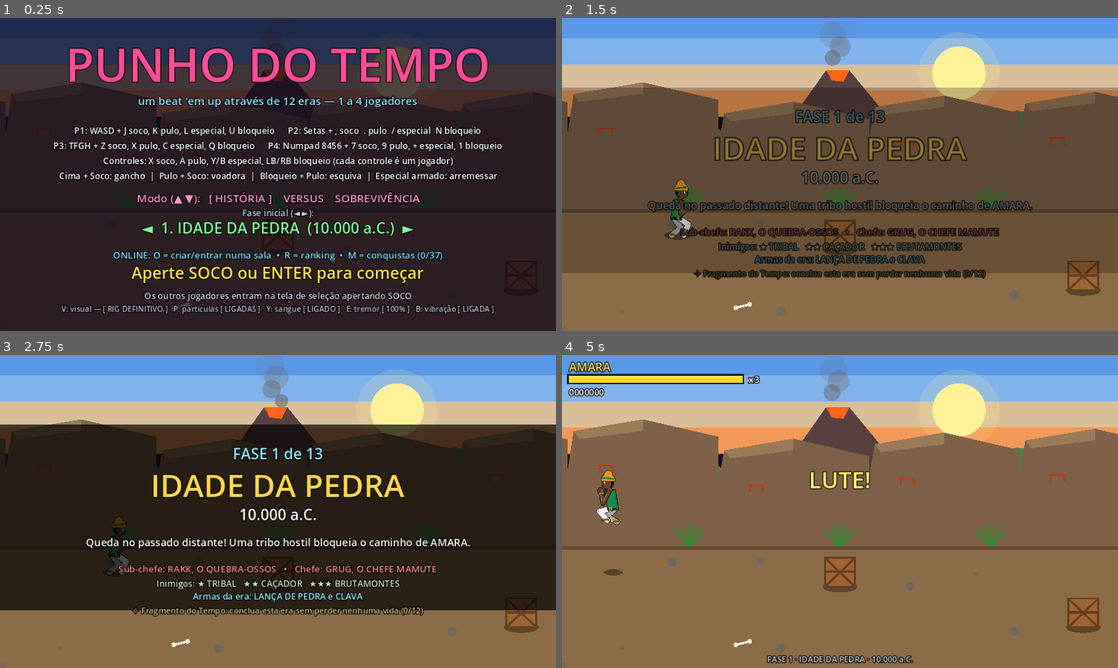
Above: before the commit, frames 1-4 (two rows, left to right).
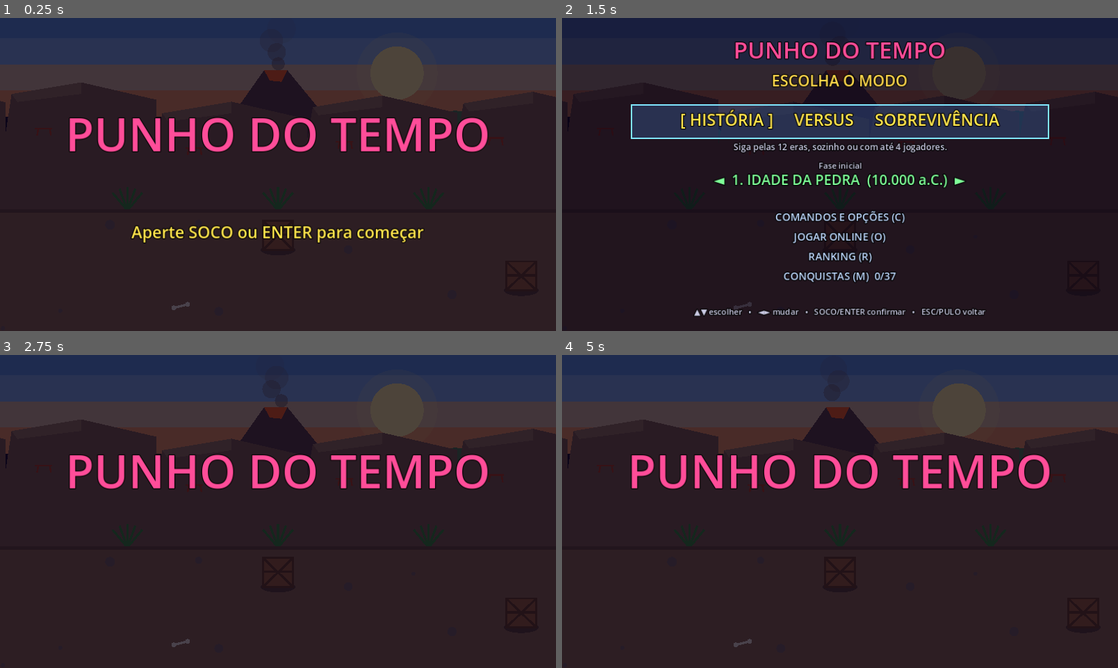
Above: after the commit, the same moments.

Repository: zugby0101/punho-do-tempo1
Game: Godot game, scene res://scenes/main.tscn
Two runs of this game, one before a commit and one after it. Both use one fixed random seed, a clock stepped at 60 frames per second and the inputs below.
Inputs (mouse positions are in pixels of both pictures, inside the frame that each line leads up to):
- Up to frame 1 (0.25 s): no input
- Up to frame 2 (1.5 s): tap Enter (start) at 0.5 s; move the mouse to (962, 158) at 0.52 s; hold D (move_right) 0.53-1.28 s; tap M (achievements) at 0.6 s; click (962, 158) at 0.67 s; tap K (jump) at 0.77, 1.07 s; tap J (attack) at 0.8, 1.35 s; move the mouse to (728, 190) at 1.27 s; hold S (move_down) from 1.28 s (still down)
- Up to frame 3 (2.75 s): tap K (jump) at 1.52, 1.82 s; tap O (net_host) at 1.55, 2.1 s; move the mouse to (333, 442) at 2.02 s; release S (move_down) at 2.03 s; hold D (move_right) from 2.03 s (still down); tap I (net_join) at 2.3 s
- Up to frame 4 (5 s): move the mouse to (812, 574) at 2.77 s; release D (move_right) at 2.78 s; hold W (move_up) 2.78-3.53 s; tap I (net_join) at 2.85 s; click (812, 574) at 2.92 s; tap K (jump) at 3.02, 3.32, 3.77, 4.07, 4.52, 4.82 s; tap R (ranking) at 3.05, 3.6 s; move the mouse to (1006, 558) at 3.52 s; hold A (move_left) from 3.53 s (still down); tap L (special) at 3.8, 4.35 s; tap Escape (pause) at 4.15 s; move the mouse to (673, 464) at 4.27 s; tap Enter (start) at 4.55 s

The runs differ from the first frame. In frame 1, 18% of the frame differs, in the area x 9-91%, y 9-95%; in frame 2, 96%; in frame 3, 49%; in frame 4, 100%, in the area x 0-100%, y 0-100%.

Commit message:
Telas iniciais: entrada só com o título, escolha de modo e menu de comandos separado
- Entrada: só "PUNHO DO TEMPO" e "Aperte SOCO ou ENTER para começar"
- Escolha de modo: [HISTÓRIA] VERSUS SOBREVIVÊNCIA (◄►), fase/arena, e atalhos
  para Comandos e opções (C), Online (O), Ranking (R) e Conquistas (M);
  ▲▼ escolhe a linha, ESC/PULO volta para a entrada
- Comandos e opções: controles dos 4 jogadores + opções (V, P, Y, E, B) num
  menu próprio, com cursor (◄► ou SOCO muda) além dos atalhos
- Ranking, conquistas e menu online voltam para a escolha de modo
- README: seção "Telas iniciais"

Co-Authored-By: Claude Opus 5.5 <noreply@anthropic.com>
Claude-Session: https://claude.ai/code/session_01F7JcMC1xdEjhVHnbbaz11R

Diff:
--- a/scripts/fighter.gd
+++ b/scripts/fighter.gd
@@ -198,7 +198,7 @@
 		queue_redraw()
 		return
 	if game.is_frozen():
-		if game.mode in ["title", "select", "ending"]:
+		if game.mode in ["title", "modes", "options", "select", "ending"]:
 			anim_t += delta
 			queue_redraw()
 		return
--- a/scripts/hud.gd
+++ b/scripts/hud.gd
@@ -134,6 +134,8 @@
 	_draw_net_status()
 	match game.mode:
 		"title": _draw_title()
+		"modes": _draw_modes()
+		"options": _draw_options()
 		"online_menu": _draw_online_menu()
 		"ranking": _draw_ranking()
 		"dialog": _draw_dialog()
@@ -276,45 +278,96 @@
 		_center(280, "PAUSADO", 56, Color(1, 1, 1))
 
 
+## Tela de entrada: só o título e o convite para começar.
 func _draw_title() -> void:
 	draw_rect(Rect2(0, 0, W, 540), Color(0.03, 0.0, 0.08, 0.72))
-	_center(110, "PUNHO DO TEMPO", 80, Color(1, 0.3, 0.6))
-	_center(150, "um beat 'em up através de 12 eras — 1 a 4 jogadores", 19, Color(0.6, 0.9, 1))
-	var lines := [
-		"P1: WASD + J soco, K pulo, L especial, U bloqueio      P2: Setas + , soco  . pulo  / especial  N bloqueio",
-		"P3: TFGH + Z soco, X pulo, C especial, Q bloqueio      P4: Numpad 8456 + 7 soco, 9 pulo, + especial, 1 bloqueio",
-		"Controles: X soco, A pulo, Y/B especial, LB/RB bloqueio (cada controle é um jogador)",
-		"Cima + Soco: gancho  |  Pulo + Soco: voadora  |  Bloqueio + Pulo: esquiva  |  Especial armado: arremessar",
-	]
-	for i in lines.size():
-		_center(200 + i * 26, lines[i], 15, Color(1, 1, 1))
-	var vs: bool = game.game_mode == "versus"
+	_center(230, "PUNHO DO TEMPO", 80, Color(1, 0.3, 0.6))
+	if int(t * 2.0) % 2 == 0:
+		_center(380, "Aperte SOCO ou ENTER para começar", 28, Color(1, 0.9, 0.3))
+
+
+## Escolha de modo: [HISTÓRIA] VERSUS SOBREVIVÊNCIA, fase/arena e os outros menus.
+func _draw_modes() -> void:
+	draw_rect(Rect2(0, 0, W, 540), Color(0.03, 0.0, 0.08, 0.8))
+	_center(70, "PUNHO DO TEMPO", 40, Color(1, 0.3, 0.6))
+	_center(118, "ESCOLHA O MODO", 26, Color(1, 0.85, 0.3))
 	var gm: String = game.game_mode
+	var vs: bool = gm == "versus"
 	var names := {"story": "HISTÓRIA", "versus": "VERSUS", "survival": "SOBREVIVÊNCIA"}
+	var row: String = game.MODE_ROWS[game.menu_row]
+	# linha do modo
+	_row_box(150, 58, row == "modo")
 	var parts: Array = []
 	for k in ["story", "versus", "survival"]:
 		parts.append("[ %s ]" % names[k] if k == gm else names[k])
-	_center(318, "Modo (▲ ▼):   " + "    ".join(parts), 19, Color(1, 0.6, 0.8))
-	_center(342, "Arena (◄ ►):" if vs or gm == "survival" else "Fase inicial (◄ ►):", 15, Color(0.8, 0.8, 0.9))
-	_center(372, "◄  %d. %s  (%s)  ►" % [game.stage_idx + 1, game.stage.name, game.stage.year], 26, Color(0.5, 1, 0.6))
-	if int(t * 2.0) % 2 == 0:
-		_center(450, "Aperte SOCO ou ENTER para começar", 28, Color(1, 0.9, 0.3))
+	_center(186, "     ".join(parts), 28, Color(1, 0.9, 0.3) if row == "modo" else Color(1, 1, 1))
+	var desc := "Siga pelas 12 eras, sozinho ou com até 4 jogadores."
+	if vs:
+		desc = "2 a 4 jogadores, todos contra todos. Vence quem ganhar 2 rounds."
+	elif gm == "survival":
+		desc = "Ondas infinitas que ficam cada vez mais difíceis. Até onde você chega?"
+	_center(228, desc, 15, Color(0.8, 0.8, 0.9))
+	# linha da fase/arena
+	_row_box(242, 58, row == "fase")
+	_center(260, "Arena" if vs or gm == "survival" else "Fase inicial", 14, Color(0.8, 0.8, 0.9))
+	_center(288, "◄  %d. %s  (%s)  ►" % [game.stage_idx + 1, game.stage.name, game.stage.year], 24, Color(0.5, 1, 0.6))
 	if game.fragments() > 0:
 		var ftxt := "✦ Fragmentos do Tempo: %d/12" % game.fragments()
 		if game.secret_unlocked():
 			ftxt += " — FASE SECRETA DESBLOQUEADA (13ª na lista de fases)"
-		_center(395, ftxt, 14, Color(1, 0.85, 0.4))
-	_center(415, "ONLINE: O = criar/entrar numa sala  •  R = ranking  •  M = conquistas (%d/%d)" % [Ach.unlocked_count(), Ach.LIST.size()], 16, Color(0.5, 0.9, 1))
-	_center(507, "V: visual — %s   P: partículas %s   Y: sangue %s   E: tremor %s   B: vibração %s" % [("[ RIG DEFINITIVO ]" if game.model_detail else "[ RIG SIMPLES ]") if game.rig_mode else "[ CLÁSSICO ]",
-		"[ LIGADAS ]" if game.fx_enabled else "[ DESLIGADAS ]", "[ LIGADO ]" if game.blood_enabled else "[ DESLIGADO ]",
-		["[ DESLIGADO ]", "[ 50% ]", "[ 100% ]"][game.shake_level],
-		"[ LIGADA ]" if game.vibration else "[ DESLIGADA ]"], 13, Color(0.75, 0.75, 0.85))
-	if gm == "survival":
-		_center(485, "Sobrevivência: ondas infinitas que ficam cada vez mais difíceis. Até onde você chega?", 15, Color(0.8, 0.8, 0.9))
-	elif vs:
-		_center(485, "Versus: 2 a 4 jogadores, todos contra todos. Vence quem ganhar 2 rounds.", 15, Color(0.8, 0.8, 0.9))
-	else:
-		_center(485, "Os outros jogadores entram na tela de seleção apertando SOCO", 15, Color(0.8, 0.8, 0.9))
+		_center(318, ftxt, 13, Color(1, 0.85, 0.4))
+	# outros menus
+	var others := [["comandos", "COMANDOS E OPÇÕES (C)"], ["online", "JOGAR ONLINE (O)"], ["ranking", "RANKING (R)"],
+		["conquistas", "CONQUISTAS (M)  %d/%d" % [Ach.unlocked_count(), Ach.LIST.size()]]]
+	for i in others.size():
+		var y := 350.0 + i * 34.0
+		var sel: bool = row == others[i][0]
+		if sel:
+			draw_rect(Rect2(300, y - 22, 360, 30), Color(0.3, 0.6, 1, 0.25))
+		_center(y, ("► " if sel else "") + String(others[i][1]), 18, Color(1, 0.9, 0.3) if sel else Color(0.75, 0.85, 1))
+	_center(512, "▲▼ escolher   •   ◄► mudar   •   SOCO/ENTER confirmar   •   ESC/PULO voltar", 14, Color(0.8, 0.8, 0.9))
+
+
+func _row_box(y: float, h: float, sel: bool) -> void:
+	if sel:
+		draw_rect(Rect2(120, y, 720, h), Color(0.3, 0.6, 1, 0.22))
+		draw_rect(Rect2(120, y, 720, h), Color(0.5, 0.9, 1), false, 2.0)
+
+
+## Menu separado com os comandos de cada jogador e as opções de jogo.
+func _draw_options() -> void:
+	draw_rect(Rect2(0, 0, W, 540), Color(0.03, 0.0, 0.08, 0.9))
+	_center(56, "COMANDOS E OPÇÕES", 36, Color(1, 0.85, 0.3))
+	var lines := [
+		["P1", "WASD + J soco, K pulo, L especial, U bloqueio"],
+		["P2", "Setas + , soco  . pulo  / especial  N bloqueio"],
+		["P3", "TFGH + Z soco, X pulo, C especial, Q bloqueio"],
+		["P4", "Numpad 8456 + 7 soco, 9 pulo, + especial, 1 bloqueio"],
+		["Controle", "X soco, A pulo, Y/B especial, LB/RB bloqueio (cada controle é um jogador)"],
+	]
+	for i in lines.size():
+		var y := 104.0 + i * 25.0
+		_text(Vector2(110, y), lines[i][0], 15, PLAYER_COLORS[i] if i < 4 else Color(0.6, 0.9, 1))
+		_text(Vector2(200, y), lines[i][1], 15, Color(1, 1, 1))
+	_center(242, "Cima + Soco: gancho  •  Pulo + Soco: voadora  •  Bloqueio + Pulo: esquiva  •  Especial armado: arremessar", 14, Color(0.8, 0.9, 0.8))
+	var vals := {
+		"visual": ["Visual (V)", ("RIG DEFINITIVO" if game.model_detail else "RIG SIMPLES") if game.rig_mode else "CLÁSSICO"],
+		"particulas": ["Partículas (P)", "LIGADAS" if game.fx_enabled else "DESLIGADAS"],
+		"sangue": ["Sangue (Y)", "LIGADO" if game.blood_enabled else "DESLIGADO"],
+		"tremor": ["Tremor de tela (E)", ["DESLIGADO", "50%", "100%"][game.shake_level]],
+		"vibracao": ["Vibração (B)", "LIGADA" if game.vibration else "DESLIGADA"],
+	}
+	var rows: Array = game.OPTION_ROWS
+	for i in rows.size():
+		var y := 292.0 + i * 36.0
+		var sel: bool = i == game.option_row
+		if sel:
+			draw_rect(Rect2(230, y - 24, 500, 32), Color(0.3, 0.6, 1, 0.25))
+			draw_rect(Rect2(230, y - 24, 500, 32), Color(0.5, 0.9, 1), false, 2.0)
+		var v: Array = vals[rows[i]]
+		_text(Vector2(250, y), ("► " if sel else "") + String(v[0]), 18, Color(1, 0.9, 0.3) if sel else Color(1, 1, 1))
+		_text(Vector2(250, y), "◄ %s ►" % v[1] if sel else String(v[1]), 18, Color(0.5, 1, 0.6), HORIZONTAL_ALIGNMENT_RIGHT, 460)
+	_center(512, "▲▼ escolher   •   ◄► ou SOCO mudar   •   ESC/PULO/ENTER voltar", 14, Color(0.8, 0.8, 0.9))
 
 
 func _draw_select() -> void:
@@ -443,6 +496,7 @@
 			"play": sy = 160.0
 			"select": sy = 290.0
 			"title": sy = 180.0
+			"modes": sy = 330.0
 		_text(Vector2(0, sy), Net.status, 15, Color(0.5, 0.9, 1), HORIZONTAL_ALIGNMENT_CENTER, W)
 	if not Net.online() or game.mode in ["connecting", "join_input"]:
 		return
--- a/scripts/main.gd
+++ b/scripts/main.gd
@@ -53,7 +53,7 @@
 var waves: Array
 var crate_spots := [[480.0, 400.0, "apple"], [900.0, 470.0, "weapon"], [1180.0, 470.0, "chicken"], [1980.0, 390.0, "apple"], [2780.0, 480.0, "chicken"], [3620.0, 420.0, "chicken"]]
 
-var mode := "title"  # title, select, intro, play, stageclear, gameover, ending, roundstart, roundend, match
+var mode := "title"  # title, modes, options, select, intro, play, stageclear, gameover, ending, roundstart, roundend, match
 var versus := false
 var round_num := 1
 var round_wins: Array = [0, 0, 0, 0]
@@ -89,9 +89,8 @@
 var name_queue: Array = []       # jogadores que ainda vão digitar o nome
 var name_entries: Array = []
 var ach_page := 0
-var _v_held := false
-var _p_held := false
-var _b_held := false
+var _c_held := false
+var _keys_held := {}
 var _f3_held := false
 var _esc_held := false
 var _esc_just := false   # ESC acabou de ser apertado (segurar não conta de novo na tela seguinte)
@@ -102,10 +101,8 @@
 static var blood_enabled := true # sangue e manchas no chão (Y no título); desligado vira poeira
 static var shake_level := 2      # tremor da câmera (E no título): 2 = 100%, 1 = 50%, 0 = desligado
 const SHAKE_LEVELS := [0.0, 0.5, 1.0]
-var _e_held := false
 const Materials = preload("res://scripts/materials.gd")
 var decals: Node2D               # manchas no chão (sangue, óleo, areia), abaixo dos lutadores
-var _y_held := false
 var _step_ms := 0
 static var vibration := true     # vibração dos controles (B no título)
 static var settings_loaded := false
@@ -322,7 +319,7 @@
 
 
 func is_frozen() -> bool:
-	return mode in ["title", "select", "intro", "ending", "roundstart", "match", "ranking", "name_entry", "achievements", "dialog"] or paused or hitstop > 0.0
+	return mode in ["title", "modes", "options", "select", "intro", "ending", "roundstart", "match", "ranking", "name_entry", "achievements", "dialog"] or paused or hitstop > 0.0
 
 
 ## Colisões do cenário tiradas do desenho da era: a faixa do chão e a barreira do fim da fase.
@@ -392,7 +389,7 @@
 				ach_page = posmod(ach_page - 1, pages)
 				sfx.play("whoosh", 0.0)
 			elif mode_time > 0.4 and (_esc_just or _confirm() or Input.is_action_just_pressed("achievements")):
-				_set_mode("title")
+				_set_mode("modes")
 			return
 		"name_entry":
 			if _esc_just:
@@ -407,87 +404,23 @@
 			# anfitrião esperando o servidor criar a sala
 			if _esc_just:
 				Net.close()
-				_set_mode("title")
+				_set_mode("modes")
 			return
 		"title":
-			if Input.is_action_just_pressed("ranking"):
-				_open_ranking("title")
-				return
-			if Input.is_physical_key_pressed(KEY_V) and not _v_held:
-				_v_held = true
-				# V: rig definitivo -> rig simples -> clássico -> rig definitivo
-				if rig_mode and model_detail:
-					model_detail = false
-				elif rig_mode:
-					rig_mode = false
-				else:
-					rig_mode = true
-					model_detail = true
-				_save_settings()
-				sfx.play("whoosh", 0.0)
-			elif not Input.is_physical_key_pressed(KEY_V):
-				_v_held = false
-			if Input.is_physical_key_pressed(KEY_P) and not _p_held:
-				_p_held = true
-				fx_enabled = not fx_enabled
-				_save_settings()
-				sfx.play("whoosh", 0.0)
-				if fx_enabled:
-					spawn_fx("energy", Vector2(cam_x, 470), Vector2(cam_x, 500), 1, Color(1, 0.8, 0.3))
-			elif not Input.is_physical_key_pressed(KEY_P):
-				_p_held = false
-			if Input.is_physical_key_pressed(KEY_Y) and not _y_held:
-				_y_held = true
-				blood_enabled = not blood_enabled
-				_save_settings()
-				sfx.play("whoosh", 0.0)
-			elif not Input.is_physical_key_pressed(KEY_Y):
-				_y_held = false
-			if Input.is_physical_key_pressed(KEY_E) and not _e_held:
-				_e_held = true
-				shake_level = (shake_level + 2) % 3  # 100% -> 50% -> desligado -> 100%
-				_save_settings()
-				sfx.play("whoosh", 0.0)
-				shake(10.0)  # amostra do nível escolhido
-			elif not Input.is_physical_key_pressed(KEY_E):
-				_e_held = false
-			if Input.is_physical_key_pressed(KEY_B) and not _b_held:
-				_b_held = true
-				vibration = not vibration
-				_save_settings()
-				sfx.play("whoosh", 0.0)
-				if vibration:
-					for j in Input.get_connected_joypads():
-						Input.start_joy_vibration(j, 0.5, 0.7, 0.25)
-			elif not Input.is_physical_key_pressed(KEY_B):
-				_b_held = false
-			if Input.is_action_just_pressed("achievements"):
-				ach_page = 0
-				_set_mode("achievements")
-				sfx.play("go", 0.0)
-				return
-			if Input.is_action_just_pressed("net_host") or Input.is_action_just_pressed("net_join"):
-				online_choice = 0
-				_set_mode("online_menu")
-				sfx.play("go", 0.0)
-				return
-			if Input.is_action_just_pressed("move_up") or Input.is_action_just_pressed("move_down"):
-				var modes := ["story", "versus", "survival"]
-				var step := 1 if Input.is_action_just_pressed("move_down") else -1
-				game_mode = modes[posmod(modes.find(game_mode) + step, modes.size())]
-				versus = game_mode == "versus"
-				survival = game_mode == "survival"
-				sfx.play("whoosh", 0.0)
-			elif Input.is_action_just_pressed("move_right"):
-				_change_stage(1)
-			elif Input.is_action_just_pressed("move_left"):
-				_change_stage(-1)
-			elif mode_time > 0.3:
-				var who := Controls.who_pressed(["attack", "start"])
-				if who != "":
+			# tela de entrada: só o título; SOCO ou ENTER vai para a escolha de modo
+			if mode_time > 0.3:
+				var who0 := Controls.who_pressed(["attack", "start"])
+				if who0 != "":
+					title_who = who0
+					menu_row = 0
 					sfx.play("go", 0.0)
-					_set_mode("select")
-					_add_slot(who)
+					_set_mode("modes")
+			return
+		"modes":
+			_update_modes_menu()
+			return
+		"options":
+			_update_options_menu()
 			return
 		"select":
 			_update_select()
@@ -736,6 +669,141 @@
 	music.play(stage.style, stage_idx, intense)
 
 
+## Tela de escolha de modo: ▲▼ escolhe a linha, ◄► muda o modo/fase, SOCO/ENTER confirma.
+const MODE_ROWS := ["modo", "fase", "comandos", "online", "ranking", "conquistas"]
+const OPTION_ROWS := ["visual", "particulas", "sangue", "tremor", "vibracao"]
+var menu_row := 0
+var option_row := 0
+var title_who := "k1"   # quem apertou na tela de entrada (entra como P1 na seleção)
+
+
+func _update_modes_menu() -> void:
+	if mode_time < 0.15:
+		return
+	if _esc_just or Controls.who_pressed(["jump"]) != "":
+		sfx.play("whoosh", 0.0)
+		_set_mode("title")
+		return
+	if Input.is_action_just_pressed("ranking"):
+		_open_ranking("modes")
+		return
+	if Input.is_action_just_pressed("achievements"):
+		ach_page = 0
+		_set_mode("achievements")
+		sfx.play("go", 0.0)
+		return
+	if Input.is_action_just_pressed("net_host") or Input.is_action_just_pressed("net_join"):
+		_open_online_menu()
+		return
+	if Input.is_physical_key_pressed(KEY_C) and not _c_held:
+		_c_held = true
+		_open_options()
+		return
+	elif not Input.is_physical_key_pressed(KEY_C):
+		_c_held = false
+	if Input.is_action_just_pressed("move_down"):
+		menu_row = (menu_row + 1) % MODE_ROWS.size()
+		sfx.play("whoosh", 0.0)
+	elif Input.is_action_just_pressed("move_up"):
+		menu_row = posmod(menu_row - 1, MODE_ROWS.size())
+		sfx.play("whoosh", 0.0)
+	elif Input.is_action_just_pressed("move_right") or Input.is_action_just_pressed("move_left"):
+		var step := 1 if Input.is_action_just_pressed("move_right") else -1
+		match MODE_ROWS[menu_row]:
+			"modo":
+				var modes := ["story", "versus", "survival"]
+				game_mode = modes[posmod(modes.find(game_mode) + step, modes.size())]
+				versus = game_mode == "versus"
+				survival = game_mode == "survival"
+				sfx.play("whoosh", 0.0)
+			"fase":
+				_change_stage(step)
+	else:
+		var who := Controls.who_pressed(["attack", "start"])
+		if who == "":
+			return
+		match MODE_ROWS[menu_row]:
+			"modo", "fase":
+				sfx.play("go", 0.0)
+				_set_mode("select")
+				_add_slot(who)
+			"comandos":
+				_open_options()
+			"online":
+				_open_online_menu()
+			"ranking":
+				_open_ranking("modes")
+			"conquistas":
+				ach_page = 0
+				_set_mode("achievements")
+				sfx.play("go", 0.0)
+
+
+func _open_online_menu() -> void:
+	online_choice = 0
+	_set_mode("online_menu")
+	sfx.play("go", 0.0)
+
+
+func _open_options() -> void:
+	option_row = 0
+	_set_mode("options")
+	sfx.play("go", 0.0)
+
+
+## Menu de comandos e opções: mostra os controles; ▲▼ escolhe uma opção, ◄► ou SOCO muda.
+## Os atalhos de antes (V, P, Y, E, B) continuam valendo aqui.
+func _update_options_menu() -> void:
+	if mode_time < 0.15:
+		return
+	if _esc_just or Controls.who_pressed(["jump"]) != "" or Input.is_action_just_pressed("start"):
+		sfx.play("whoosh", 0.0)
+		_set_mode("modes")
+		return
+	for k in [[KEY_V, "visual"], [KEY_P, "particulas"], [KEY_Y, "sangue"], [KEY_E, "tremor"], [KEY_B, "vibracao"]]:
+		var held: bool = Input.is_physical_key_pressed(k[0])
+		if held and not _keys_held.get(k[0], false):
+			_toggle_option(k[1])
+		_keys_held[k[0]] = held
+	if Input.is_action_just_pressed("move_down"):
+		option_row = (option_row + 1) % OPTION_ROWS.size()
+		sfx.play("whoosh", 0.0)
+	elif Input.is_action_just_pressed("move_up"):
+		option_row = posmod(option_row - 1, OPTION_ROWS.size())
+		sfx.play("whoosh", 0.0)
+	elif Input.is_action_just_pressed("move_right") or Input.is_action_just_pressed("move_left") or Controls.who_pressed(["attack"]) != "":
+		_toggle_option(OPTION_ROWS[option_row])
+
+
+func _toggle_option(which: String) -> void:
+	match which:
+		"visual":
+			# rig definitivo -> rig simples -> clássico -> rig definitivo
+			if rig_mode and model_detail:
+				model_detail = false
+			elif rig_mode:
+				rig_mode = false
+			else:
+				rig_mode = true
+				model_detail = true
+		"particulas":
+			fx_enabled = not fx_enabled
+			if fx_enabled:
+				spawn_fx("energy", Vector2(cam_x, 470), Vector2(cam_x, 500), 1, Color(1, 0.8, 0.3))
+		"sangue":
+			blood_enabled = not blood_enabled
+		"tremor":
+			shake_level = (shake_level + 2) % 3  # 100% -> 50% -> desligado -> 100%
+			shake(10.0)  # amostra do nível escolhido
+		"vibracao":
+			vibration = not vibration
+			if vibration:
+				for j in Input.get_connected_joypads():
+					Input.start_joy_vibration(j, 0.5, 0.7, 0.25)
+	_save_settings()
+	sfx.play("whoosh", 0.0)
+
+
 func _change_stage(d: int) -> void:
 	# a fase secreta só aparece na lista depois de desbloqueada
 	stage_idx = posmod(stage_idx + d, stages.size() if secret_unlocked() else SECRET_IDX)
@@ -1558,7 +1626,7 @@
 # =================== Online ===================
 func _update_online_menu() -> void:
 	if _esc_just and mode_time > 0.2:
-		_set_mode("title")
+		_set_mode("modes")
 		return
 	if Input.is_action_just_pressed("move_down"):
 		online_choice = (online_choice + 1) % ONLINE_OPTIONS.size()
@@ -1666,7 +1734,7 @@
 func _client_tick(delta: float) -> void:
 	mode_time += delta
 	Net.client_tick()
-	if _esc_just and mode in ["connecting", "title"]:
+	if _esc_just and mode in ["connecting", "title", "modes", "options"]:
 		Net.close()
 		leave_online()
 		return
